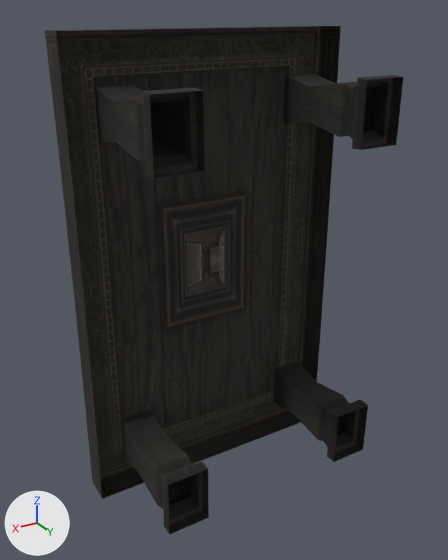
The OBJ model sceneobjs/juqing_fuben_254/juqing_fuben_254_jiuzhuo_01.obj: old version first, new version second.
Both versions are drawn from a 50 mm camera at (119.0, 157.0, 97.0) aimed at (5.0, -33.0, 2.0). Arrows for +X, +Y and +Z are at lower left; the lights stay in place. Where no turn or scale is listed for an object, it has been applied to the vertices.

Script lines for the objects in view, before the commit:
```python
me_juqing_fuben_254_jiuzhuo_01 = bpy.data.meshes.new('juqing_fuben_254_jiuzhuo_01')
me_juqing_fuben_254_jiuzhuo_01.from_pydata(...)  # 139 vertices, 232 faces; spans x -57.0..57.0, y -58.0..0.0, z -92.0..92.0
me_juqing_fuben_254_jiuzhuo_01.materials.append(mat_material_1)  # picture img_juqing_fuben_254_jiuzhuo_01_png
ob_juqing_fuben_254_jiuzhuo_01 = bpy.data.objects.new('juqing_fuben_254_jiuzhuo_01', me_juqing_fuben_254_jiuzhuo_01)
ob_juqing_fuben_254_jiuzhuo_01.location = (0.0, 0.0, 0.0)
```
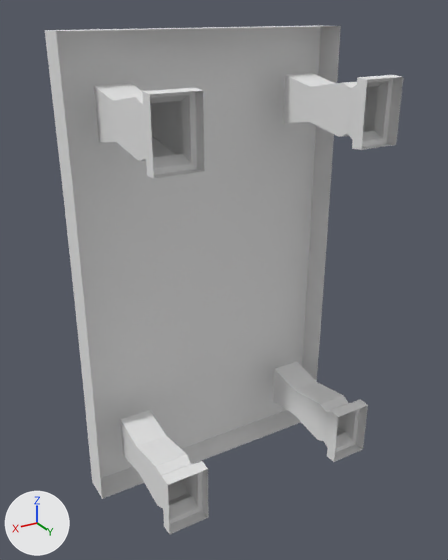
Boxes [x1, y1, x2, y2] around the edits, measured in the pictures (448 x 560 px):
'juqing_fuben_254_jiuzhuo_01', recoloured (black to grey)
    both: [45, 26, 403, 534]

What the commit changed:
Material 'material_1' (mat_material_1_1) is new.
Its base color is (0.8, 0.8, 0.8) (white #e7e7e7).
Its roughness is 1.0.
me_juqing_fuben_254_jiuzhuo_01 has 139 vertices, 232 faces and spans x -57.0..57.0, y -58.0..0.0, z -92.0..92.0.
me_juqing_fuben_254_jiuzhuo_01 no longer uses material mat_material_1 (picture img_juqing_fuben_254_jiuzhuo_01_png).
me_juqing_fuben_254_jiuzhuo_01 now uses material mat_material_1_1 (white #e7e7e7).
